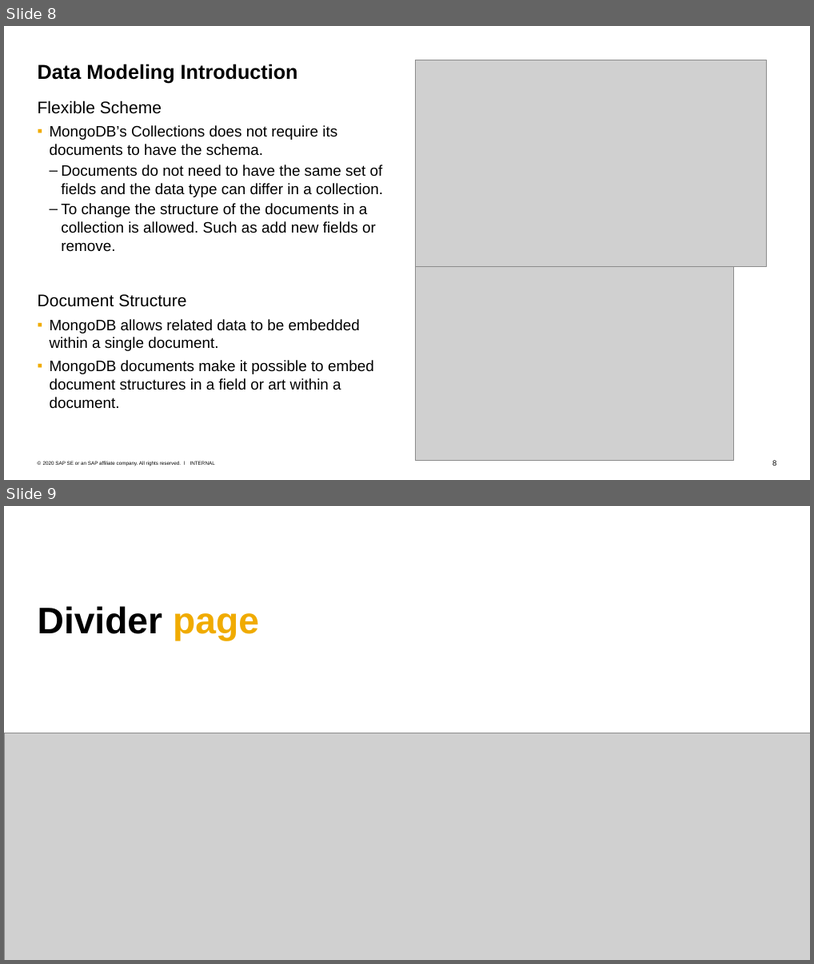
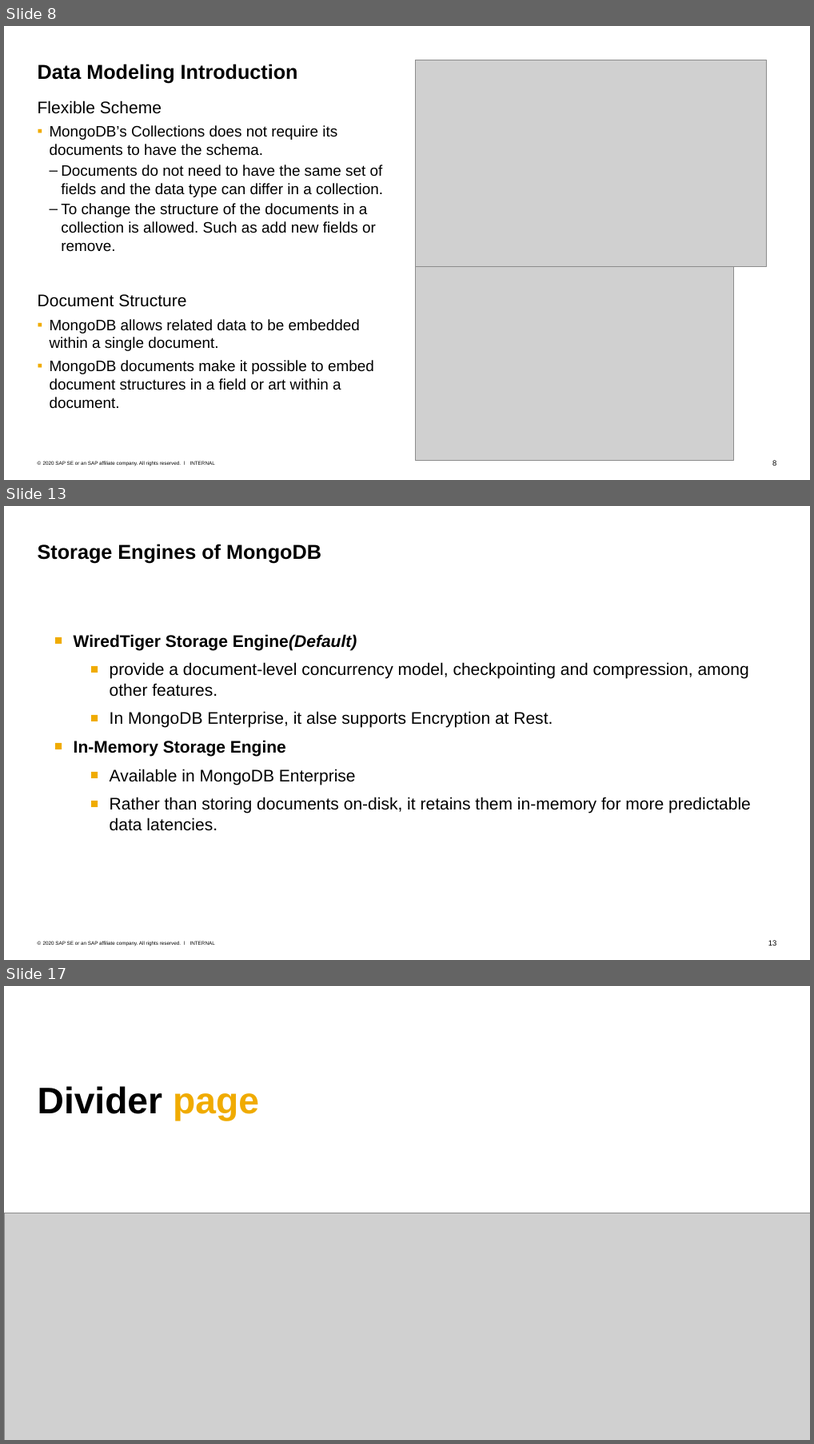
Before and after one commit to Voidkai/Survey_on_NoSQL, a slide deck: NoSQL/The_survey_on_MongoDB.pptx. Shown one above the other, each under a label of ours: slides 8 and 9 before the commit, slides 8, 13 and 17 after it; the slides between them are not shown. The pictures are 814x964 and 814x1444 pixels, drawn with LibreOffice and Linux fonts; fonts in the diff are those of the drawing; grey boxes stand for pictures. Boxes give left, top, right and bottom in pixels: in the first picture for what was removed or moved away, otherwise in the second. Text is boxed around its words. In the diff, an @@ line names an element or a change of style, - is before the commit and + after.

```diff
--- a/NoSQL/The_survey_on_MongoDB.pptx
+++ b/NoSQL/The_survey_on_MongoDB.pptx
@@ slide 13 added at (x1=4, y1=506, x2=810, y2=960), background #FFFFFF; not listed: 3 template elements that a slide beside it also shows @@
@@ title added at (x1=38, y1=544, x2=322, y2=564), 24 pt, text #000000, bold @@
+Storage Engines of MongoDB
@@ text added at (x1=74, y1=634, x2=751, y2=831), 20 pt, text #000000 @@
+■ WiredTiger Storage Engine(Default)
+  ■ provide a document-level concurrency model, checkpointing and compression, among other features.
+  ■ In MongoDB Enterprise, it alse supports Encryption at Rest.
+■ In-Memory Storage Engine
+  ■ Available in MongoDB Enterprise
+  ■ Rather than storing documents on-disk, it retains them in-memory for more predictable data latencies.
@@ what was slide 9 is now slide 17 @@
```
Also in this commit, not shown: 1 slide changed, 7 other slides added.
